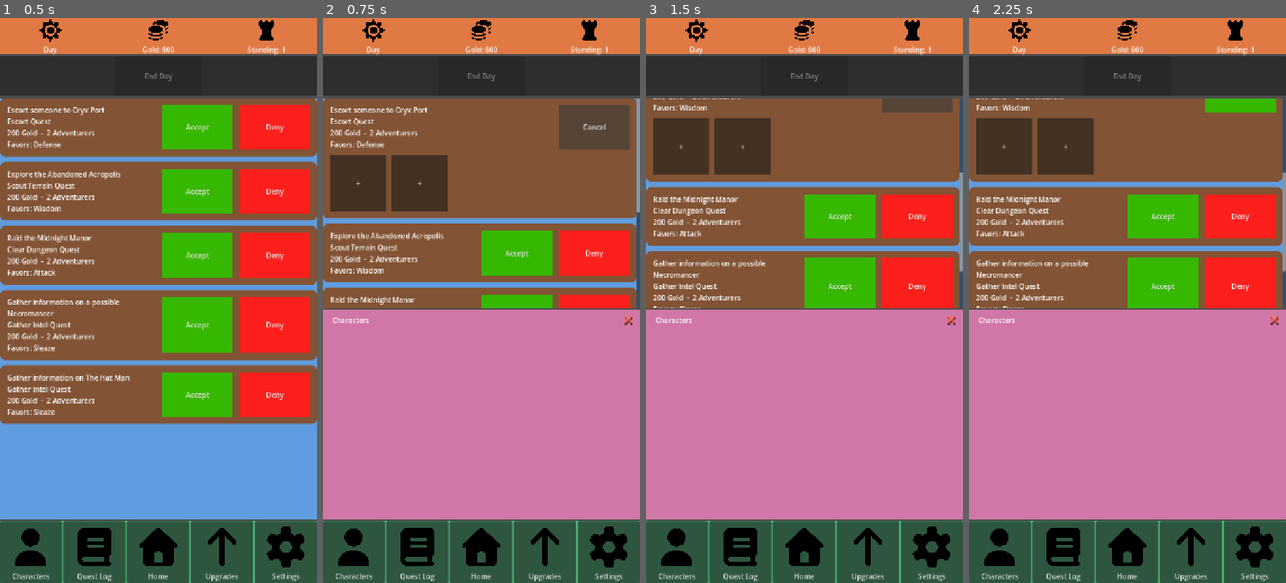
Above: before the commit, frames 1-4 (left to right).
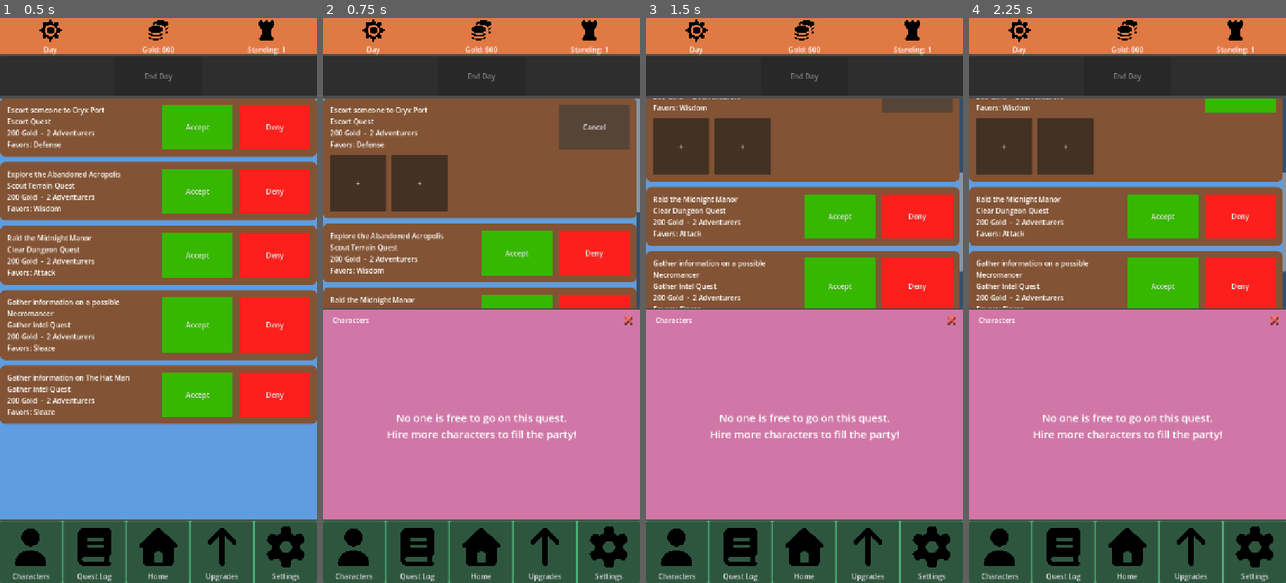
Above: after the commit, the same moments.

Repository: ActuallySanta/Fantasy-Guild-Manager
Game: Godot game, scene res://Scenes/UI/home_ui_prototype.tscn
Two runs of this game, one before a commit and one after it. Both use one fixed random seed, a clock stepped at 60 frames per second and the inputs below. The engine's default icon, where the game draws it, is replaced by a stand-in: a white triangle on a blue panel in a dark square.
Inputs:
- Up to frame 1 (0.5 s): no input
- Up to frame 2 (0.75 s): click "Accept" at 0.5 s
- Up to frame 3 (1.5 s): click "Accept" at 1.25 s
- Up to frame 4 (2.25 s): click "+" at 2 s

Frame 1 is identical in both runs. In frame 2, 0.8% of the frame differs, in the area x 20-80%, y 70-75%; in frame 3, 0.8%; in frame 4, 0.8%.

Commit message:
Hire Characters notice

Diff:
--- a/Scripts/UI/char_roster.gd
+++ b/Scripts/UI/char_roster.gd
@@ -3,6 +3,9 @@
 @export var character_button_scene: PackedScene
 @export var roster_panel: Control
 @export var close_button: Button
+
+# shown instead of the roster when nobody is free to go on a quest
+var _empty_notice: VBoxContainer
 
 # Called when the node enters the scene tree for the first time.
 func _ready() -> void:
@@ -21,6 +24,7 @@
 	# rebuild when someone is hired
 	CharacterContainer.on_character_added.connect(rebuild)
 
+	_build_empty_notice()
 	close()  # start hidden so the quest list gets the whole screen
 	rebuild()
 
@@ -71,3 +75,47 @@
 	for button in get_children():
 		var is_placed := placed.any(func(c): return is_same(c, button.character))
 		button.visible = not is_placed
+
+	_update_empty_notice()
+
+
+# true if at least one character is free to be put on a quest
+func has_available_characters() -> bool:
+	for button in get_children():
+		if button is CharacterButton and button.visible:
+			return true
+	return false
+
+
+# Message that replaces the roster when every
+# character is already on a quest (or the guild has nobody yet)
+func _build_empty_notice() -> void:
+	_empty_notice = VBoxContainer.new()
+	_empty_notice.name = "EmptyNotice"
+	_empty_notice.size_flags_vertical = Control.SIZE_EXPAND_FILL
+	_empty_notice.alignment = BoxContainer.ALIGNMENT_CENTER
+	_empty_notice.add_theme_constant_override("separation", 12)
+	_empty_notice.visible = false
+	# same height as the roster's scroll area so the panel doesn't jump
+	_empty_notice.custom_minimum_size = Vector2(0, 270)
+
+	var label := Label.new()
+	label.text = "No one is free to go on this quest.\nHire more characters to fill the party!"
+	label.horizontal_alignment = HORIZONTAL_ALIGNMENT_CENTER
+	label.autowrap_mode = TextServer.AUTOWRAP_WORD_SMART
+	label.add_theme_font_size_override("font_size", 24)
+	_empty_notice.add_child(label)
+
+	# sits next to the roster's scroll area (RosterColumn) so it can
+	# take the scroll area's place
+	var scroll := get_parent()
+	if scroll and scroll.get_parent():
+		scroll.get_parent().add_child.call_deferred(_empty_notice)
+
+
+func _update_empty_notice() -> void:
+	if _empty_notice == null:
+		return
+	var nobody_free := not has_available_characters()
+	_empty_notice.visible = nobody_free
+	get_parent().visible = not nobody_free  # the RosterScroll
